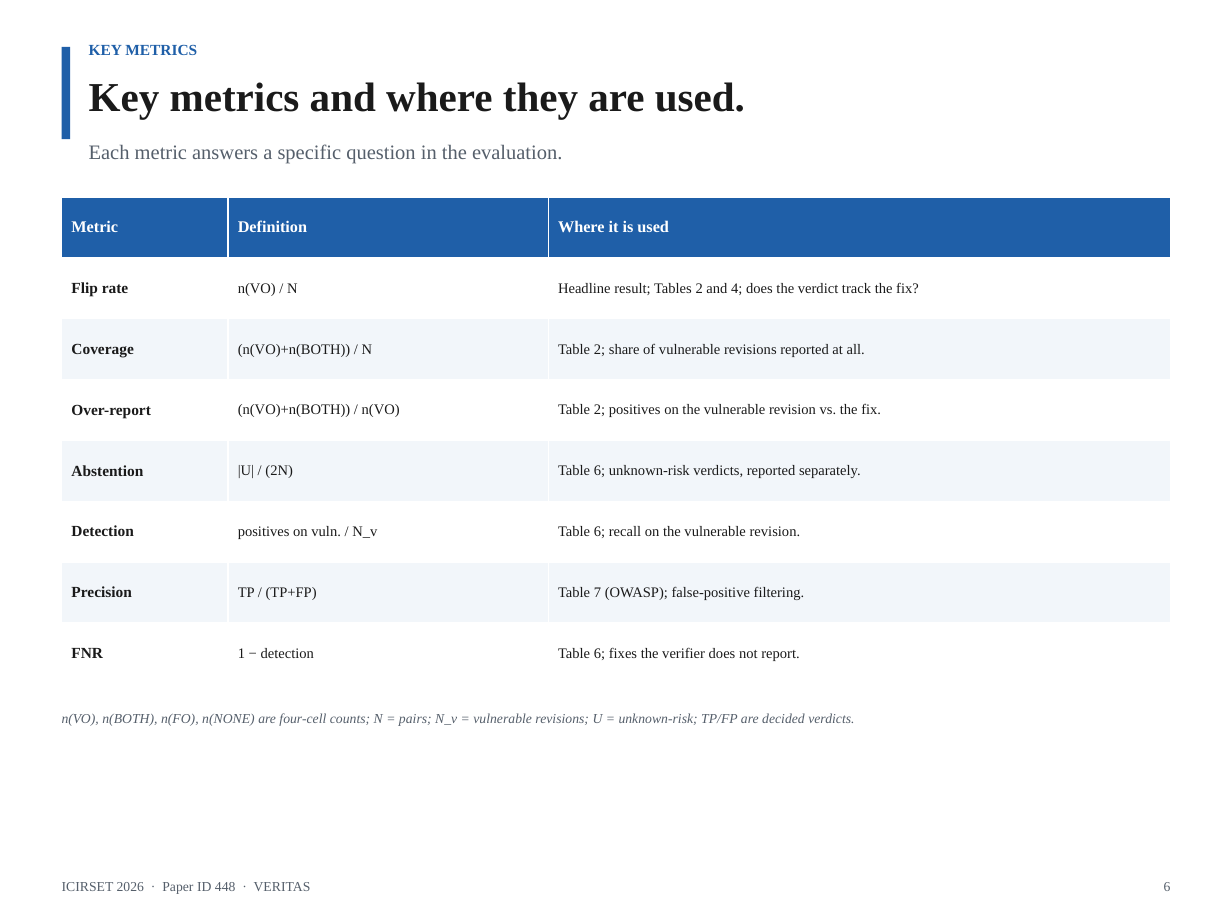
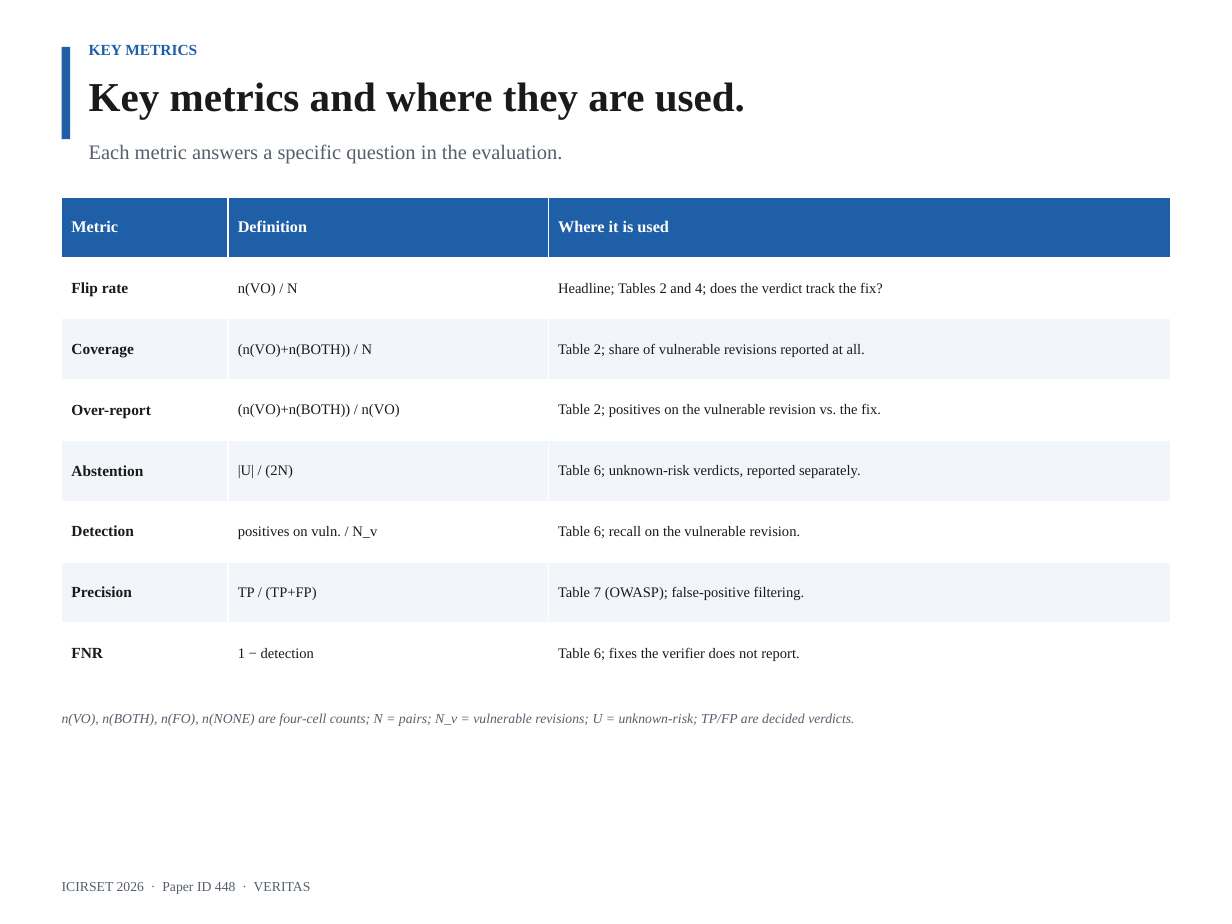
Before and after one commit to AmonWasHere/Proto, a slide deck: slide 9 of paper/ICIRSET-26_VERITAS_Presentation.pptx (slide 6 before the commit). Drawn at 1232x924 pixels with LibreOffice and Linux fonts; fonts in the diff are those of the drawing. Boxes give left, top, right and bottom in pixels: in the first picture for what was removed or moved away, otherwise in the second. Text is boxed around its words. In the diff, an @@ line names an element or a change of style, - is before the commit and + after.

Commit message:
Restore original deck content; remove critique slides; add metrics table

```diff
--- a/paper/ICIRSET-26_VERITAS_Presentation.pptx
+++ b/paper/ICIRSET-26_VERITAS_Presentation.pptx
@@ table at bbox=[62, 197, 1170, 684] @@
-row 2, column 3: Headline result; Tables 2 and 4; does the verdict track the fix?
+row 2, column 3: Headline; Tables 2 and 4; does the verdict track the fix?
@@ text removed at bbox=[1164, 882, 1171, 891] @@
-6
```
Also in this commit, not shown: 5 other slides changed, 6 slides added, 8 slides removed, 1 other file.
